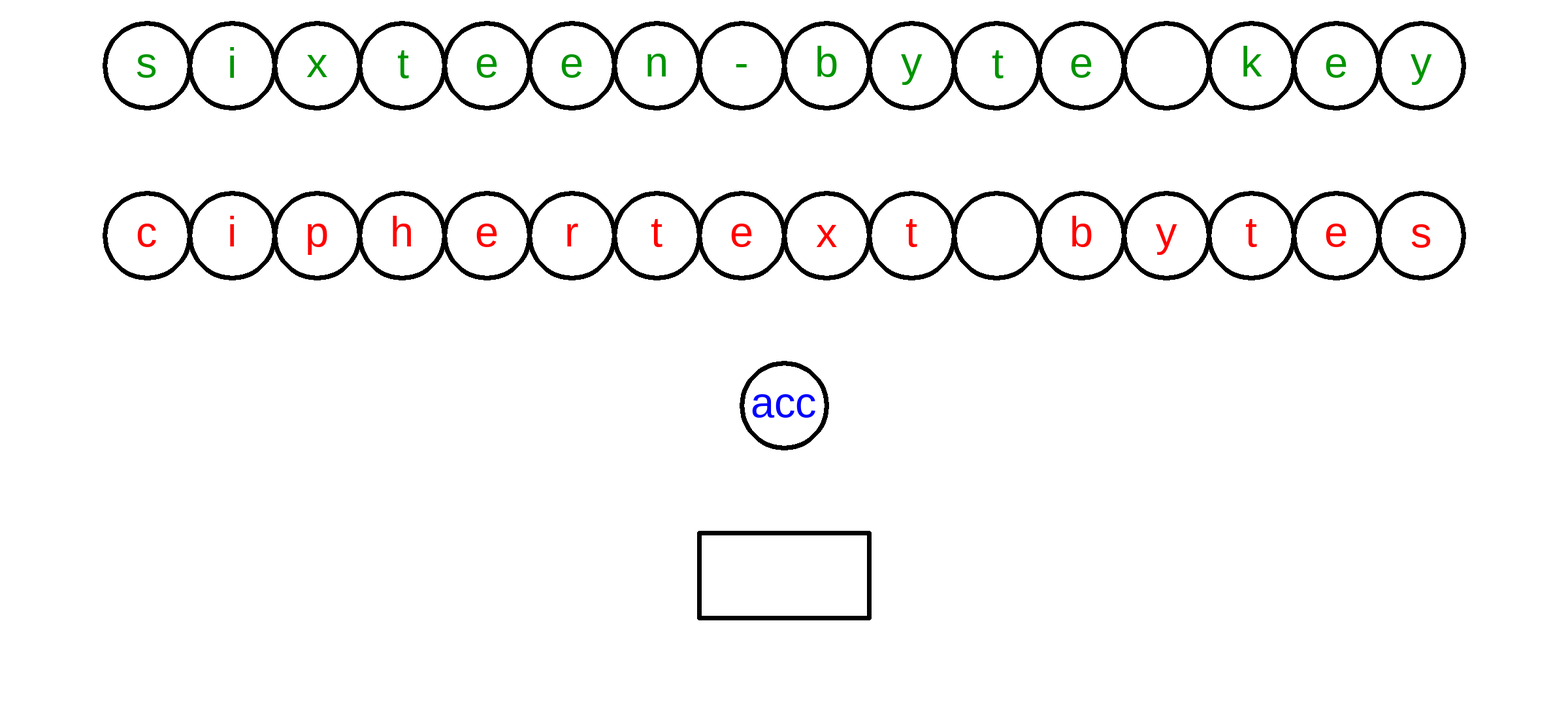
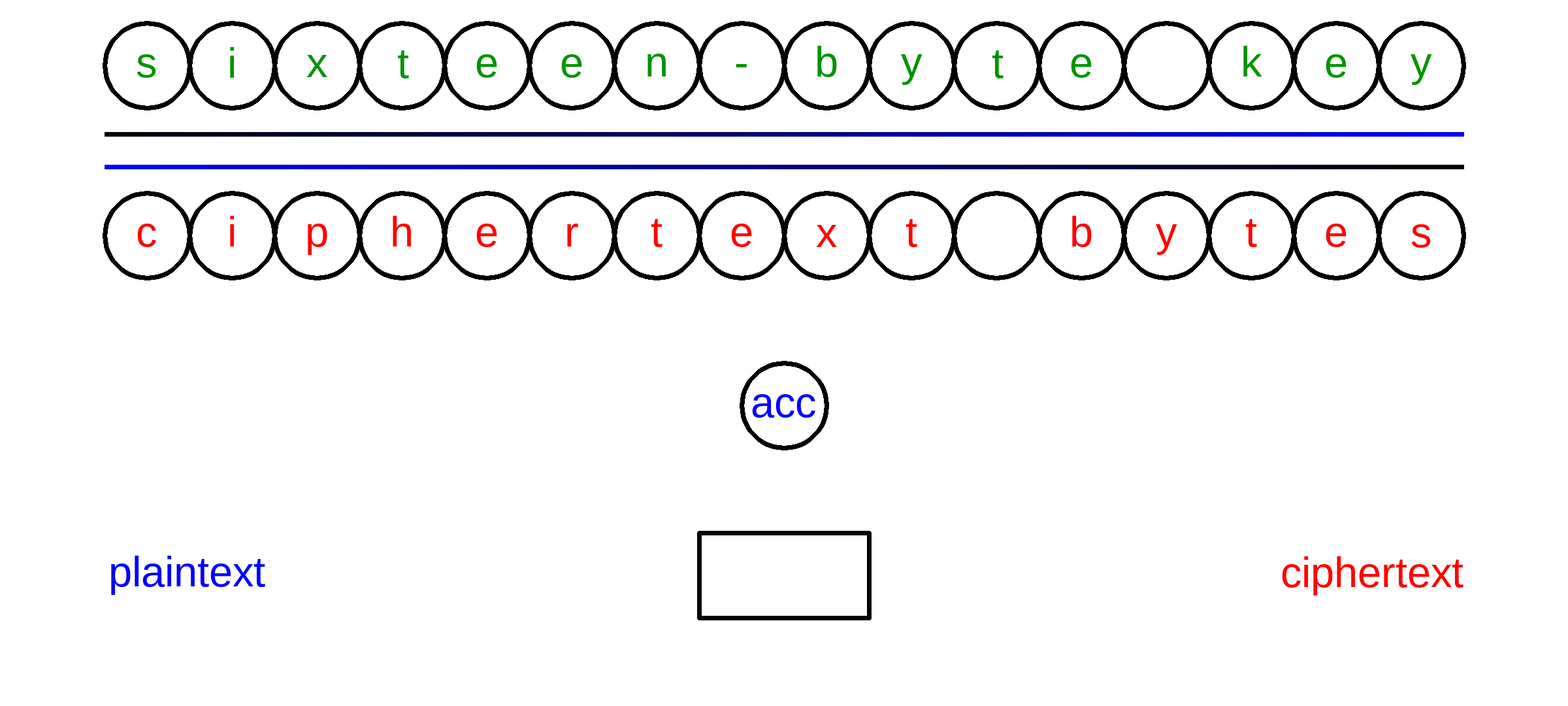
Layer changes from the first 1568 × 706 image to the second:
added layer "ciphertext" above "plaintext" over (1281, 555, 1464, 596)
added layer "plaintext" above "Drawing" over (111, 555, 266, 595)
painted on "Drawing" over (104, 131, 1465, 170)
painted on "Background" over (104, 133, 1465, 576)
